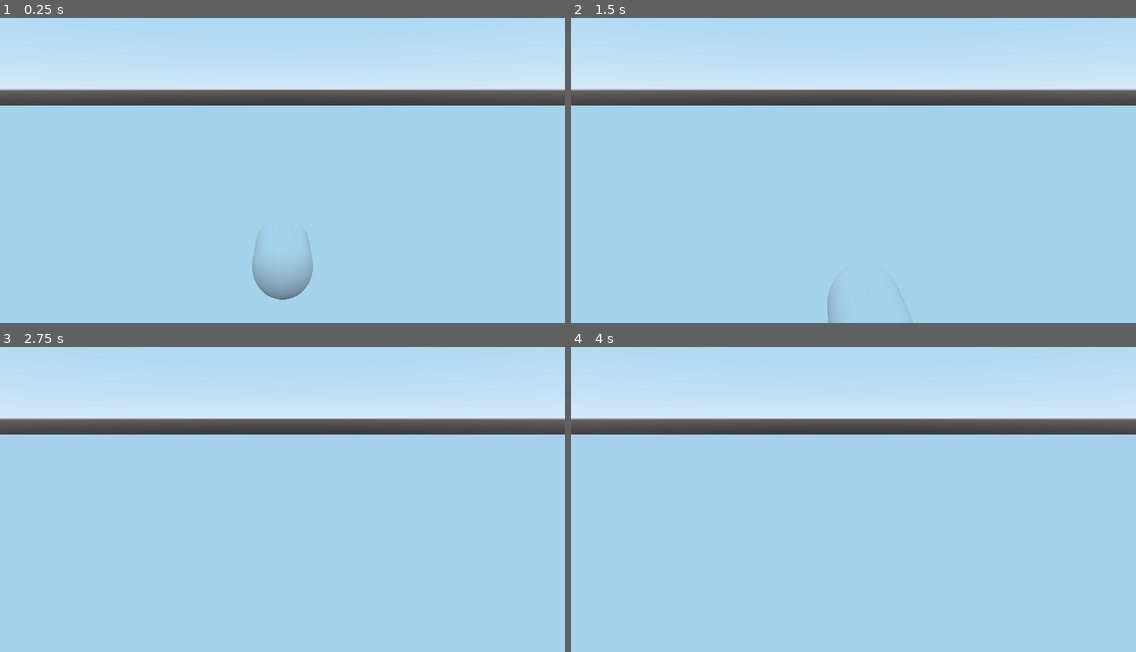
Above: before the commit, frames 1-4 (two rows, left to right).
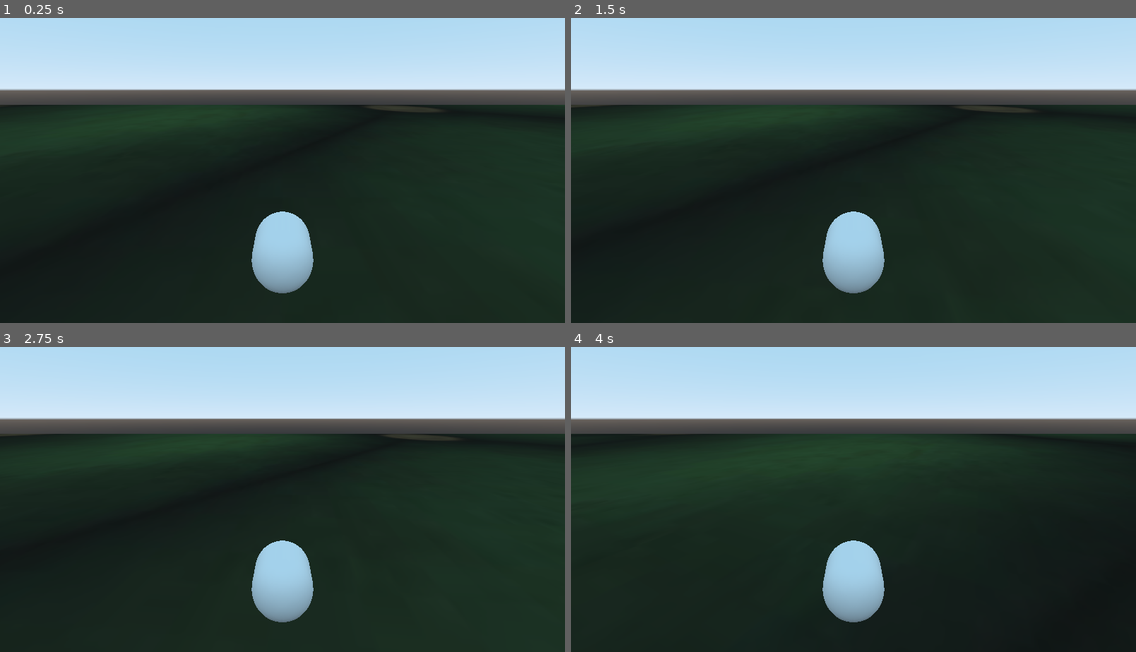
Above: after the commit, the same moments.

Repository: medio-inestable/elcaminodeldeseo
Game: Godot game, scene res://Escenas/Ambientes/CarreteraAtlajomulco.tscn
Two runs of this game, one before a commit and one after it. Both use one fixed random seed, a clock stepped at 60 frames per second and the inputs below.
Inputs:
- Up to frame 1 (0.25 s): no input
- Up to frame 2 (1.5 s): tap Enter at 0.5 s; hold Right (steer_right) 0.53-1.28 s; hold Down (break) 0.53-1.28 s; hold Left (steer_left) from 1.28 s (still down); tap Down (break) at 1.35 s
- Up to frame 3 (2.75 s): release Left (steer_left) at 2.03 s; hold Right (steer_right) from 2.03 s (still down); hold Down (break) from 2.03 s (still down)
- Up to frame 4 (4 s): tap Space at 2.75 s; release Right (steer_right) at 2.78 s; release Down (break) at 2.78 s; hold Up (accelerate) 2.78-3.53 s; tap Down (break) at 2.85 s; tap Enter at 3.5 s; hold Left (steer_left) from 3.53 s (still down); hold Down (break) from 3.53 s (still down)

The runs differ from the first frame. In frame 1, 69% of the frame differs, in the area x 0-100%, y 28-100%; in frame 2, 70%; in frame 3, 70%; in frame 4, 70%.

Commit message:
manejo

Diff:
--- a/src/Codigos/Locales/Habitats/Objetos/carros.gd
+++ b/src/Codigos/Locales/Habitats/Objetos/carros.gd
@@ -2,7 +2,7 @@
 
 export var gravity = -9.2
 export var wheel_base = 0.6
-export var steering_limit = 5.0
+export var steering_limit = 0.5
 export var engine_power = 7.0
 export var braking = -9.0
 export var friction = -2.0
--- a/src/Escenas/Ambientes/CarreteraAtlajomulco.tscn
+++ b/src/Escenas/Ambientes/CarreteraAtlajomulco.tscn
@@ -1,17 +1,21 @@
-[gd_scene load_steps=6 format=2]
+[gd_scene load_steps=8 format=2]
 
 [ext_resource path="res://Escenas/Ambientes/carroJugador.gd" type="Script" id=1]
+[ext_resource path="res://Recursos/Graficos/Materiales/Stylized_23_LeatherSofa_basecolor.jpg" type="Texture" id=2]
 
 [sub_resource type="CubeMesh" id=1]
 
-[sub_resource type="BoxShape" id=2]
+[sub_resource type="SpatialMaterial" id=2]
+albedo_texture = ExtResource( 2 )
+
+[sub_resource type="BoxShape" id=3]
 extents = Vector3( 200.711, 1, 199.939 )
 
-[sub_resource type="CapsuleShape" id=3]
+[sub_resource type="CapsuleShape" id=4]
 radius = 1.0216
 height = 0.974895
 
-[sub_resource type="CapsuleMesh" id=4]
+[sub_resource type="CapsuleMesh" id=5]
 
 [node name="CarreteraAtlajomulco" type="Spatial"]
 
@@ -21,19 +25,20 @@
 [node name="CSGMesh" type="CSGMesh" parent="StaticBody"]
 transform = Transform( 200, 0, 0, 0, 1, 0, 0, 0, 200, 0, 0, 0 )
 mesh = SubResource( 1 )
+material = SubResource( 2 )
 
 [node name="CollisionShape" type="CollisionShape" parent="StaticBody"]
-shape = SubResource( 2 )
-
-[node name="Camera" type="Camera" parent="."]
-transform = Transform( 1, 0, 0, 0, 0.960692, 0.277616, 0, -0.277616, 0.960692, 0, 7.55513, 7 )
+shape = SubResource( 3 )
 
 [node name="Carro" type="KinematicBody" parent="."]
 transform = Transform( 1, 0, 0, 0, 1, 0, 0, 0, 1, 0, 2.25953, 0 )
 script = ExtResource( 1 )
 
+[node name="Camera" type="Camera" parent="Carro"]
+transform = Transform( 1, 0, 0, 0, 0.960692, 0.277616, 0, -0.277616, 0.960692, 0, 5.2956, 7 )
+
 [node name="CollisionShape" type="CollisionShape" parent="Carro"]
-shape = SubResource( 3 )
+shape = SubResource( 4 )
 
 [node name="CSGMesh" type="CSGMesh" parent="Carro"]
-mesh = SubResource( 4 )
+mesh = SubResource( 5 )
--- a/src/Escenas/Ambientes/carroJugador.gd
+++ b/src/Escenas/Ambientes/carroJugador.gd
@@ -6,6 +6,10 @@
 	steer_angle = turn * deg2rad(steering_limit)
 	acceleration = Vector3.ZERO
 	if Input.is_action_pressed("accelerate"):
-		acceleration = -transform.basis.z * engine_power
+		acceleration = -transform.basis.z * engine_power * 10
 	if Input.is_action_pressed("break"):
 		acceleration = -transform.basis.z * braking
+	if Input.is_action_pressed("steer_left") or Input.is_action_pressed("steer_right"):
+		steering_limit += 0.05
+	if Input.is_action_just_released("steer_left") or Input.is_action_just_released("steer_right"):
+		steering_limit = 0.5
Binary file added: src/Recursos/Graficos/Materiales/Stylized_23_LeatherSofa_basecolor.jpg
Not shown, added: src/Recursos/Graficos/Materiales/Stylized_23_LeatherSofa_basecolor.jpg.import
